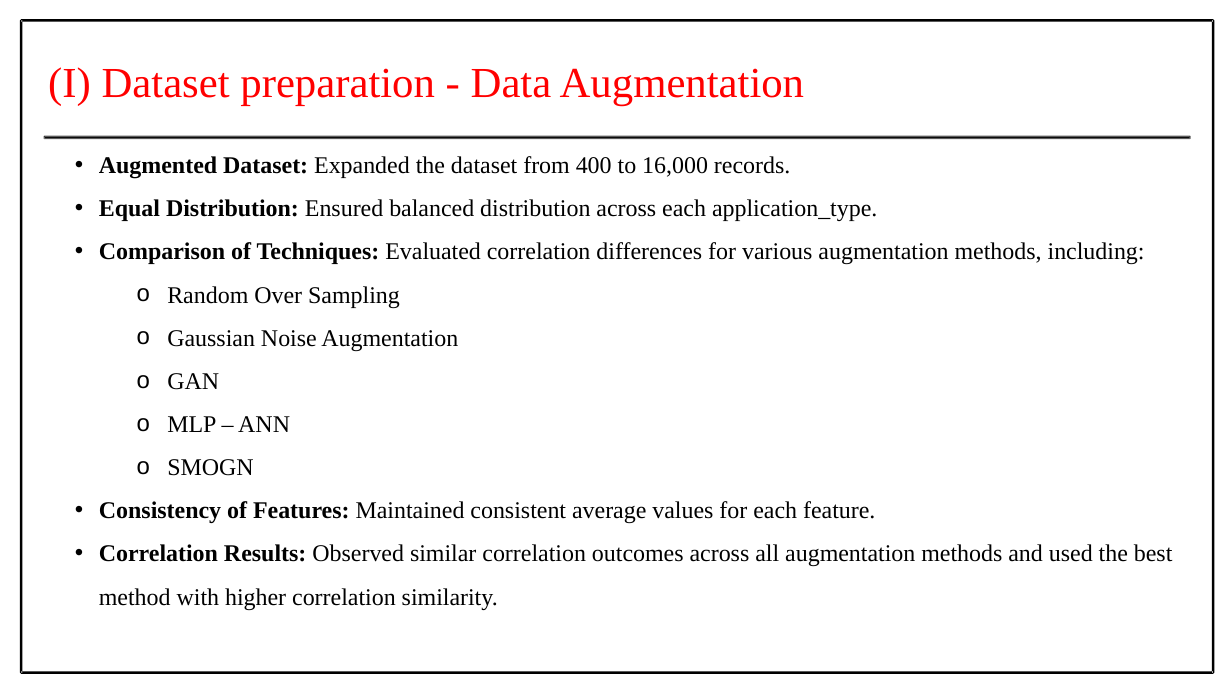
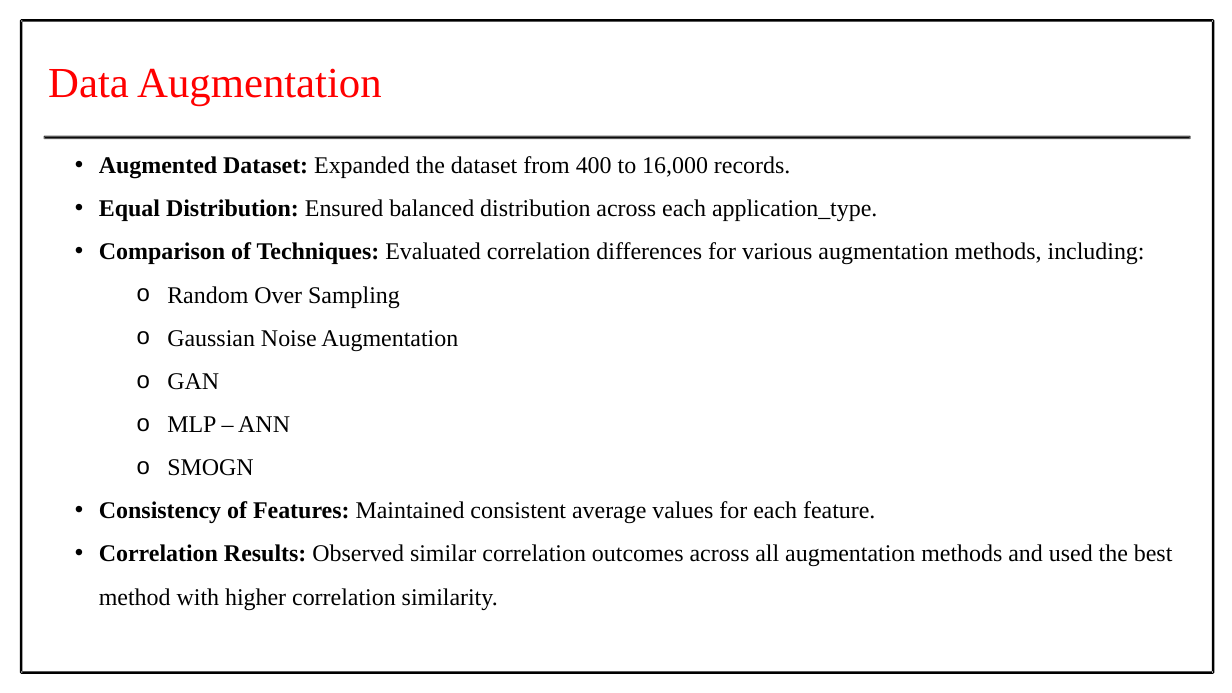
Before and after one commit to Prithiv-vijai/5g_MEC, a slide deck: slide 15 of Batch_4 IT-G2 First Review.pptx (slide 14 before the commit). Drawn at 1232x693 pixels with LibreOffice and Linux fonts; fonts in the diff are those of the drawing. Boxes give left, top, right and bottom in pixels: in the first picture for what was removed or moved away, otherwise in the second. Text is boxed around its words. In the diff, an @@ line names an element or a change of style, - is before the commit and + after.

```diff
--- a/Batch_4 IT-G2 First Review.pptx
+++ b/Batch_4 IT-G2 First Review.pptx
@@ text at [48, 68, 382, 106]: text changed @@
-(I) Dataset preparation - Data Augmentation
+Data Augmentation
```
Also in this commit, not shown: 31 other slides changed, 12 slides added, 1 slide removed, 2 other files.
